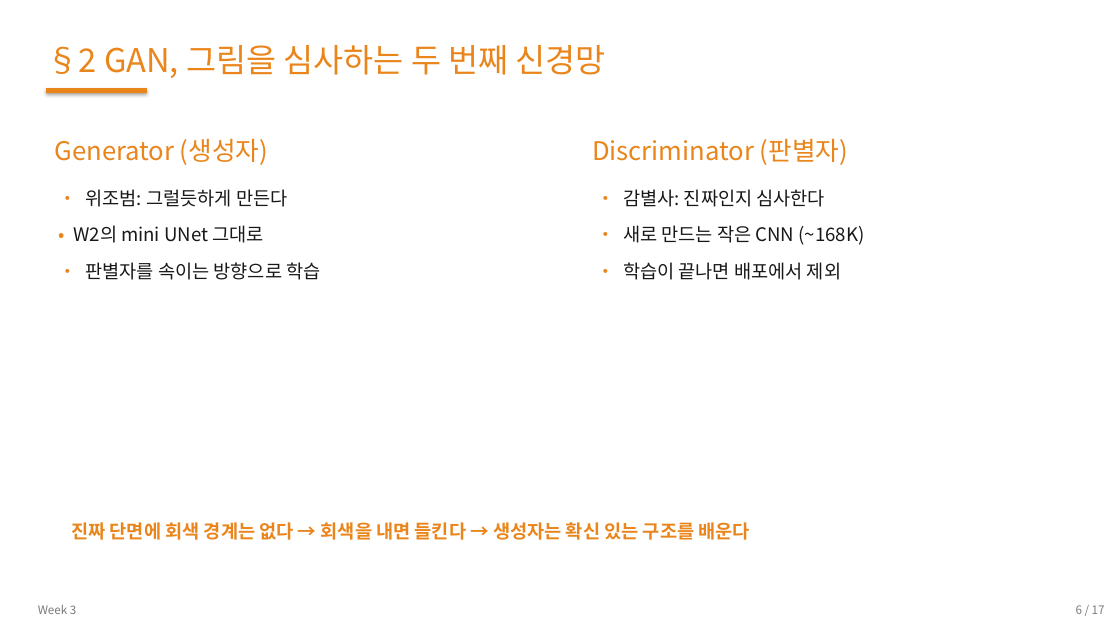
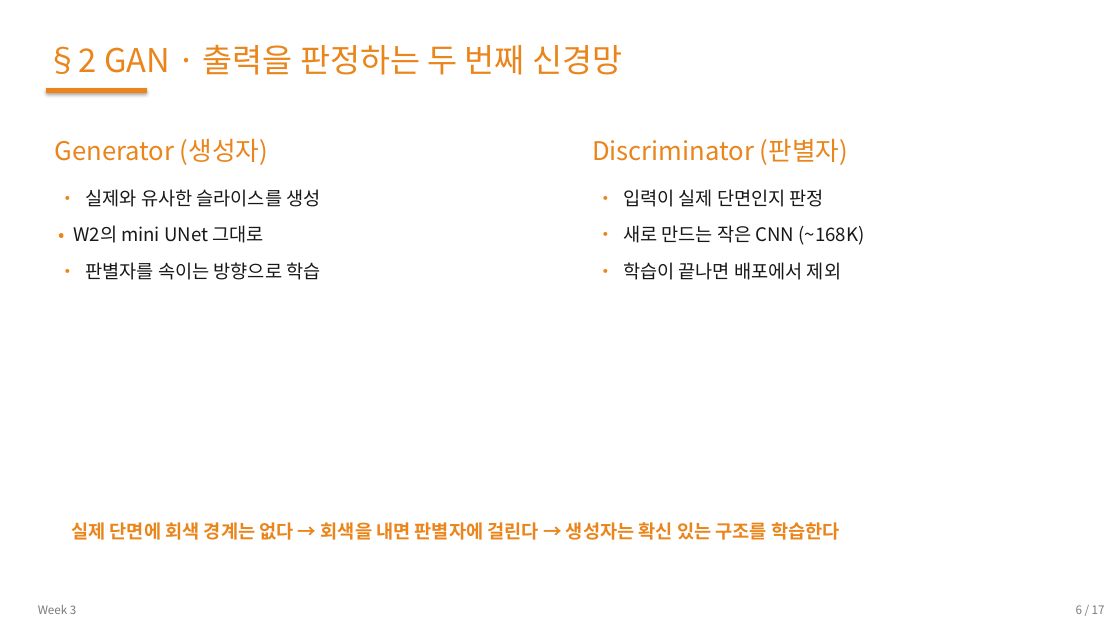
Before and after one commit to 01willy/Digital_rock_DL_Education, a slide deck: slide 6 of web/downloads/shared/w3/W3.pptx. Drawn at 1120x630 pixels with LibreOffice and Linux fonts; fonts in the diff are those of the drawing. Boxes give left, top, right and bottom in pixels: in the first picture for what was removed or moved away, otherwise in the second. Text is boxed around its words. In the diff, an @@ line names an element or a change of style, - is before the commit and + after.

```diff
--- a/web/downloads/shared/w3/W3.pptx
+++ b/web/downloads/shared/w3/W3.pptx
@@ text at <box>46,44,622,75</box>: text changed @@
-§2 GAN, 그림을 심사하는 두 번째 신경망
+§2 GAN · 출력을 판정하는 두 번째 신경망
@@ text at <box>86,189,320,207</box>: text changed @@
-• 위조범: 그럴듯하게 만든다
+• 실제와 유사한 슬라이스를 생성
@@ text at <box>623,189,824,207</box>: text changed @@
-• 감별사: 진짜인지 심사한다
+• 입력이 실제 단면인지 판정
@@ text at <box>71,522,840,540</box>: text changed @@
-진짜 단면에 회색 경계는 없다 → 회색을 내면 들킨다 → 생성자는 확신 있는 구조를 배운다
+실제 단면에 회색 경계는 없다 → 회색을 내면 판별자에 걸린다 → 생성자는 확신 있는 구조를 학습한다
```
Also in this commit, not shown: 15 other slides changed, 13 other files.
